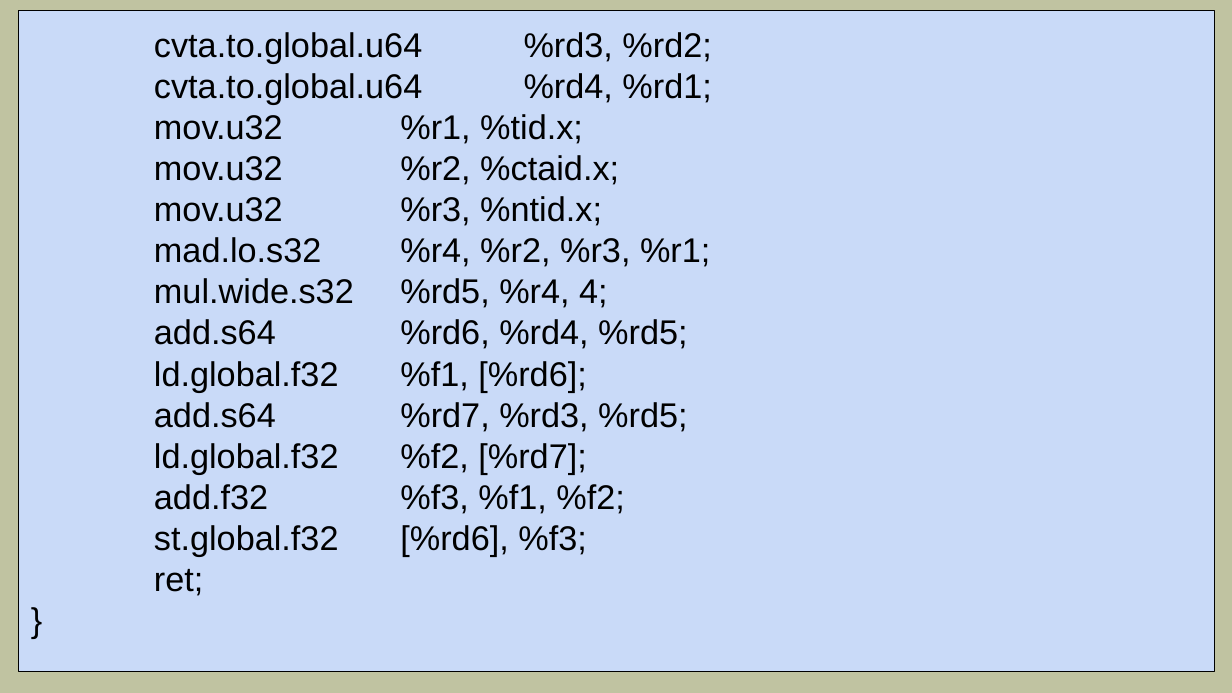
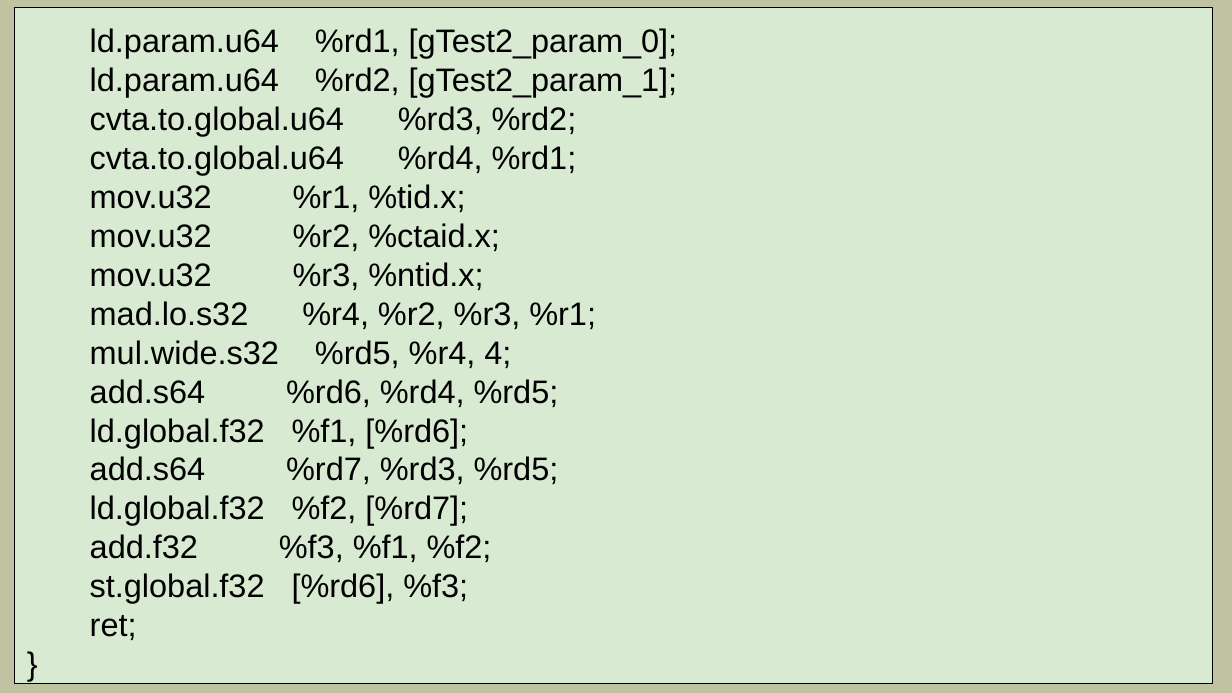
Before and after one commit to mlkv52/sibsutis_cuda_bachelors-2025, a slide deck: slide 15 of Лекции/pptx/Лекция8-ПГП-2025.pptx (slide 9 before the commit). Drawn at 1232x693 pixels with LibreOffice and Linux fonts; fonts in the diff are those of the drawing. Boxes give left, top, right and bottom in pixels: in the first picture for what was removed or moved away, otherwise in the second. Text is boxed around its words. In the diff, an @@ line names an element or a change of style, - is before the commit and + after.

```diff
--- a/Лекции/pptx/Лекция8-ПГП-2025.pptx
+++ b/Лекции/pptx/Лекция8-ПГП-2025.pptx
@@ rectangle "ld.param.u64 %rd1, [gTest2_param_0];": place and size @@
-rectangle "ld.param.u64 %rd1, [gTest2_param_0];" at bbox=[18, 11, 1215, 671]
+rectangle "ld.param.u64 %rd1, [gTest2_param_0];" at bbox=[15, 7, 1212, 684]
@@ rectangle "ld.param.u64 %rd1, [gTest2_param_0];" at bbox=[15, 7, 1212, 684]: fill #C9DAF8 to #D9EAD3 @@
@@ text in rectangle at bbox=[90, 28, 678, 97]: paragraphs added @@
+ld.param.u64 %rd1, [gTest2_param_0];
+ld.param.u64 %rd2, [gTest2_param_1];
@@ text in rectangle at bbox=[90, 106, 596, 640]: size 20 to 19 pt in "cvta.to.global.u64 %rd3, %rd2;", "cvta.to.global.u64 %rd4, %rd1;", "mov.u32 %r1, %tid.x;", "mov.u32 %r2, %ctaid.x;" and 11 more places @@
```
Also in this commit, not shown: 4 other slides changed, 26 slides added, 9 slides removed, 6 other files.
